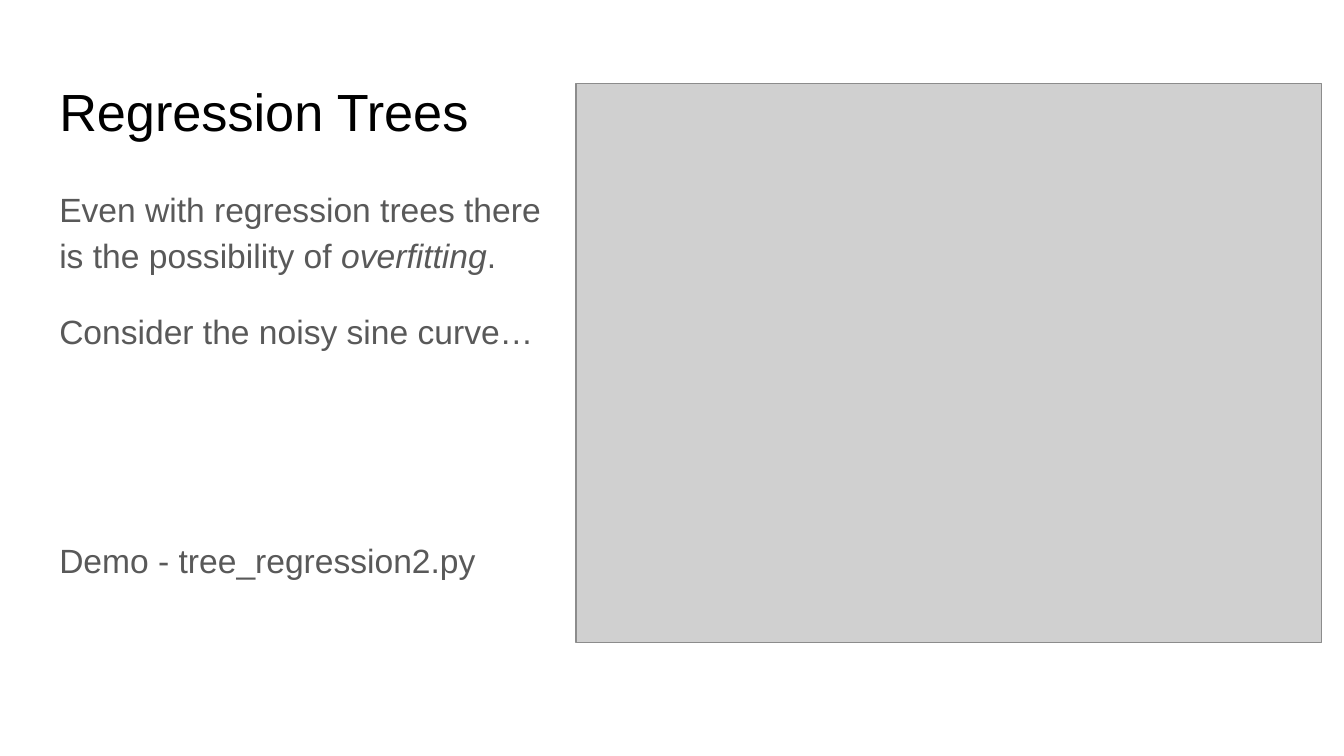
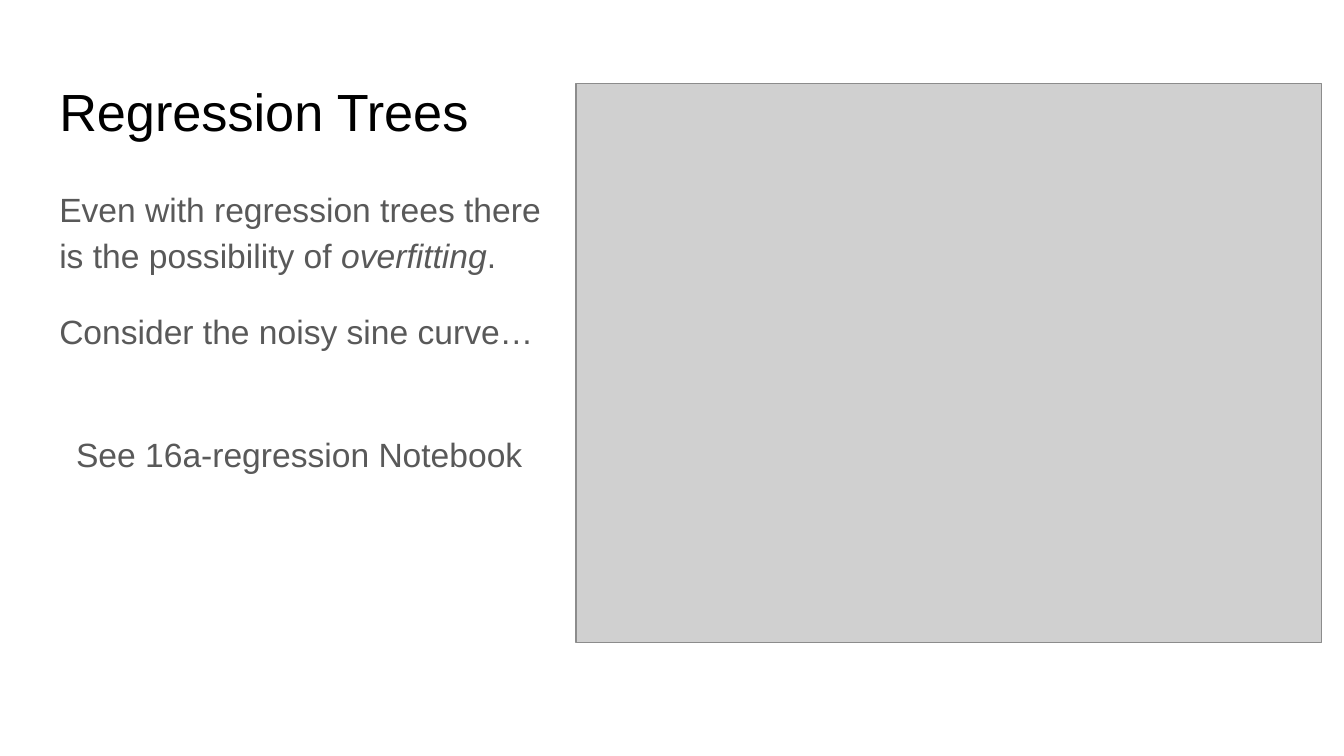
Before and after one commit to lutzhamel/CSC310, a slide deck: slide 9 of 16-regression.pptx. Drawn at 1344x756 pixels with LibreOffice and Linux fonts; fonts in the diff are those of the drawing; grey boxes stand for pictures. Boxes give left, top, right and bottom in pixels: in the first picture for what was removed or moved away, otherwise in the second. Text is boxed around its words. In the diff, an @@ line names an element or a change of style, - is before the commit and + after.

```diff
--- a/16-regression.pptx
+++ b/16-regression.pptx
@@ text at [76, 442, 523, 473]: text changed @@
-Demo - tree_regression2.py
+See 16a-regression Notebook
```
Also in this commit, not shown: 3 other slides changed, 1 other file.
